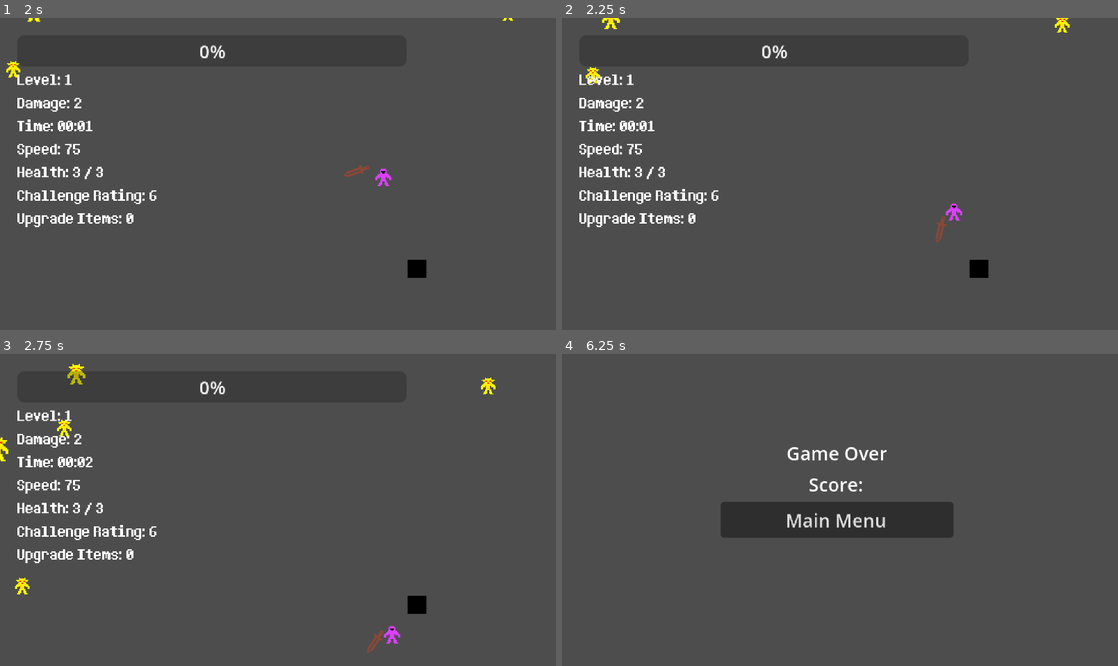
Above: before the commit, frames 1-4 (two rows, left to right).
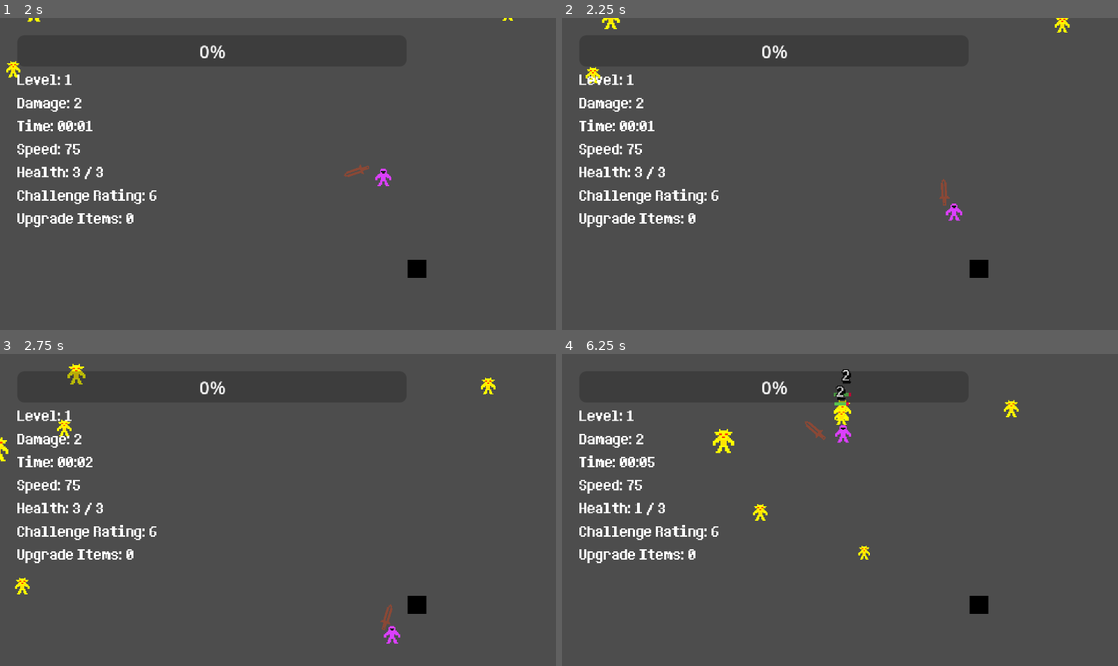
Above: after the commit, the same moments.

Repository: elygreen/GigaBlade
Game: Godot game, scene res://Main_Scenes/root_node.tscn
Same seed, same stepped clock (60 frames per second), same inputs: the game is played once before the commit and once after it.
Inputs (mouse positions are in pixels of both pictures, inside the frame that each line leads up to):
- Up to frame 1 (2 s): click "Start" at 0.5 s; tap Enter at 1.25 s; move the mouse to (400, 158) at 1.27 s; press the mouse at (400, 158) at 1.28 s; hold Right (ui_right) from 1.28 s (still down)
- Up to frame 2 (2.25 s): move the mouse to (728, 189) at 2.02 s; release Right (ui_right) at 2.03 s; release the mouse at (728, 189) at 2.03 s; hold Down (ui_down) from 2.03 s (still down); click (728, 189) at 2.1 s
- Up to frame 3 (2.75 s): keep holding Down (ui_down)
- Up to frame 4 (6.25 s): move the mouse to (895, 441) at 2.77 s; release Down (ui_down) at 2.78 s; press the mouse at (895, 441) at 2.78 s; hold Right (ui_right) 2.78-3.53 s; right-click (895, 441) at 2.85 s; move the mouse to (812, 572) at 3.52 s; release the mouse at (812, 572) at 3.53 s; hold Up (ui_up) 3.53-4.28 s; click (812, 572) at 3.6 s; move the mouse to (1006, 556) at 4.27 s; press the mouse at (1006, 556) at 4.28 s; hold Left (ui_left) 4.28-5.78 s; move the mouse to (673, 463) at 5.02 s; release the mouse at (673, 463) at 5.03 s; right-click (673, 463) at 5.1 s; click (673, 463) at 5.3 s; move the mouse to (867, 510) at 5.77 s; press the mouse at (867, 510) at 5.78 s; hold Down (ui_down) from 5.78 s (still down)

Frame 1 is identical in both runs. In frame 2, 0.1% of the frame differs, in the area x 67-70%, y 51-72%; in frame 3, 0.1%; in frame 4, 8.0%, in the area x 3-83%, y 4-84%.

Commit message:
Fixed sword rotation

Diff:
--- a/Enemies/basic_enemy.tscn
+++ b/Enemies/basic_enemy.tscn
@@ -15,7 +15,7 @@
 size = Vector2(14, 16)
 
 [sub_resource type="CircleShape2D" id="CircleShape2D_m2rku"]
-radius = 6.0827627
+radius = 1.0
 
 [node name="Enemy" type="CharacterBody2D" groups=["enemy"]]
 script = ExtResource("1_dvx36")
--- a/Scripts/player_sword.gd
+++ b/Scripts/player_sword.gd
@@ -1,11 +1,11 @@
 extends Node2D
 
 @onready var animation = $AnimationPlayer
+@onready var sword_sprite =$Sword_Sprite
 
 var counter = 0
 var is_attacking = false
 var parry_ready = false
-var enemits_hit_this_swing = []
 
 func _process(delta: float) -> void:
 	look_at(get_global_mouse_position())
@@ -19,7 +19,15 @@
 			else:
 				animation.play("Combo_Swing")
 				is_attacking = true
+				if abs(global_rotation) > PI / 2:
+					scale.y = -1
+				else:
+					scale.y = 1
 	else:
+		if abs(global_rotation) > PI / 2:
+			scale.y = -1
+		else:
+			scale.y = 1
 		is_attacking = false
 		animation.play("Idle")
 
